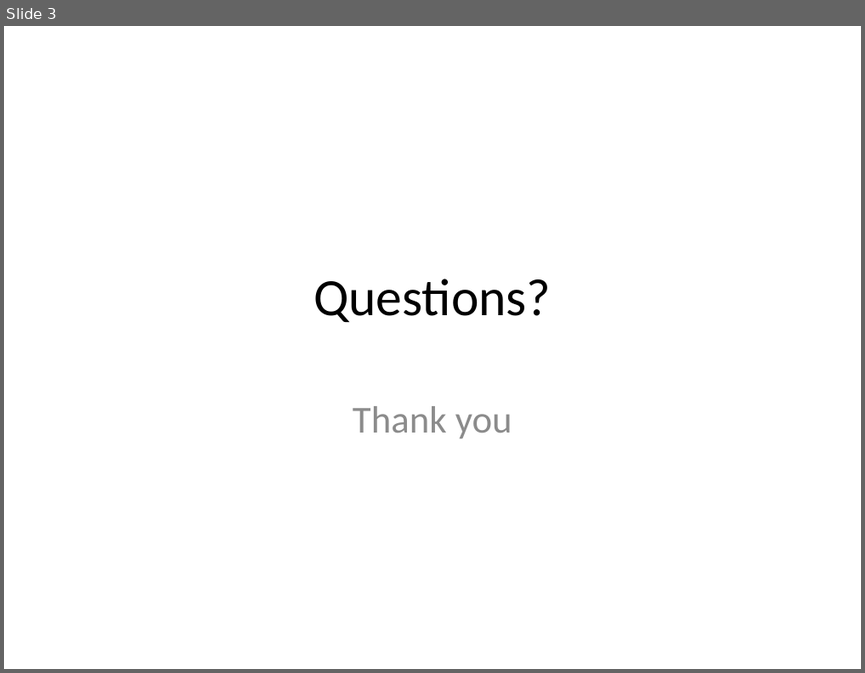
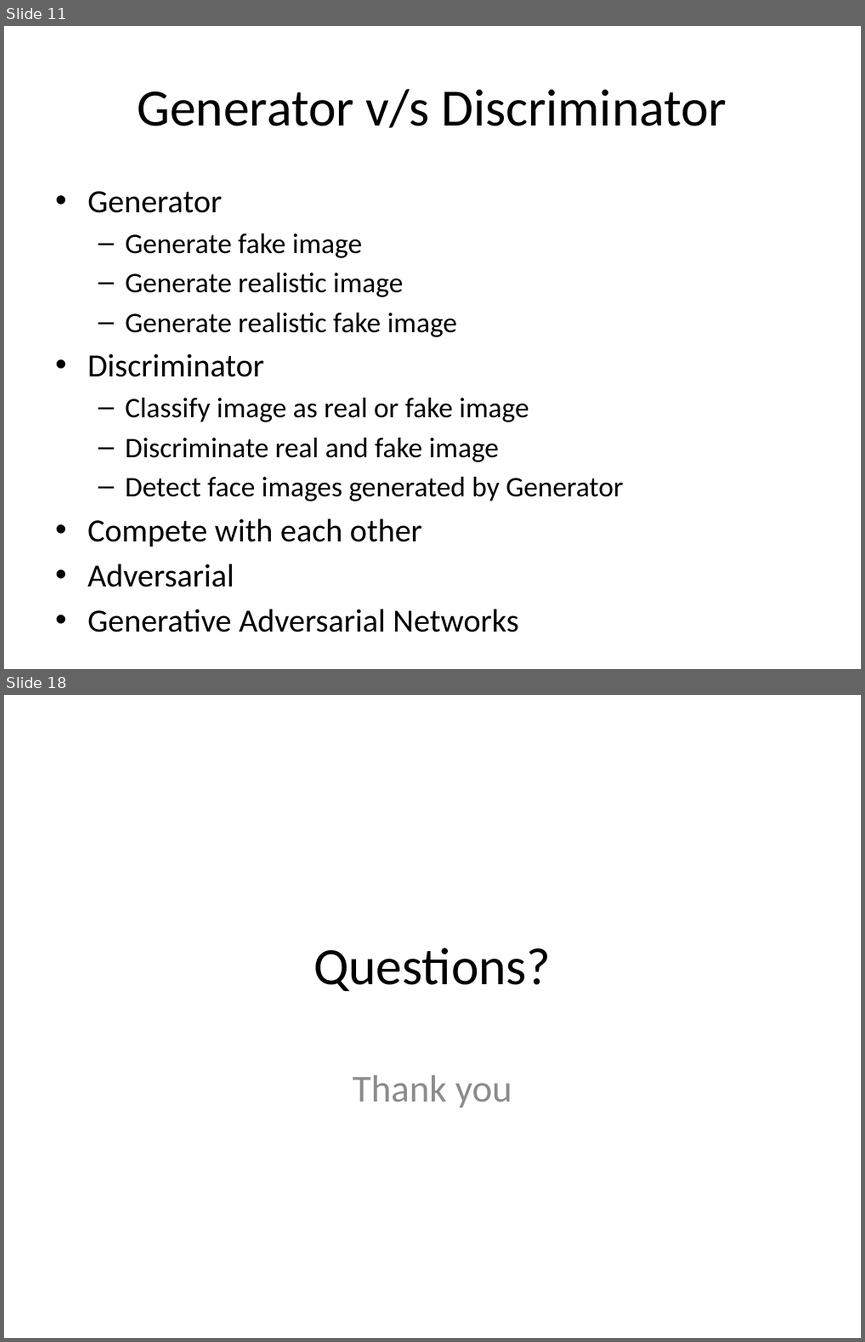
Before and after one commit to look4pritam/GenerativeAdversarialNetworks, a slide deck: Presentations/GenerativeAdversarialNetwork.pptx. Shown one above the other, each under a label of ours: slide 3 before the commit, slides 11 and 18 after it; the slides between them are not shown. The pictures are 865x673 and 865x1342 pixels, drawn with LibreOffice and Linux fonts; fonts in the diff are those of the drawing. Boxes give left, top, right and bottom in pixels: in the first picture for what was removed or moved away, otherwise in the second. Text is boxed around its words. In the diff, an @@ line names an element or a change of style, - is before the commit and + after.

```diff
--- a/Presentations/GenerativeAdversarialNetwork.pptx
+++ b/Presentations/GenerativeAdversarialNetwork.pptx
@@ slide 11 added at box(4, 26, 861, 669), background #FFFFFF @@
@@ title added at box(137, 89, 726, 128), 44 pt, text #000000 @@
+Generator v/s Discriminator
@@ text added at box(87, 191, 623, 587), 23.8 pt, text #000000 @@
+• Generator
+  – Generate fake image
+  – Generate realistic image
+  – Generate realistic fake image
+• Discriminator
+  – Classify image as real or fake image
+  – Discriminate real and fake image
+  – Detect face images generated by Generator
+• Compete with each other
+• Adversarial
+• Generative Adversarial Networks
@@ what was slide 3 is now slide 18 @@
```
Also in this commit, not shown: 1 slide changed, 15 other slides added, 1 slide removed.
